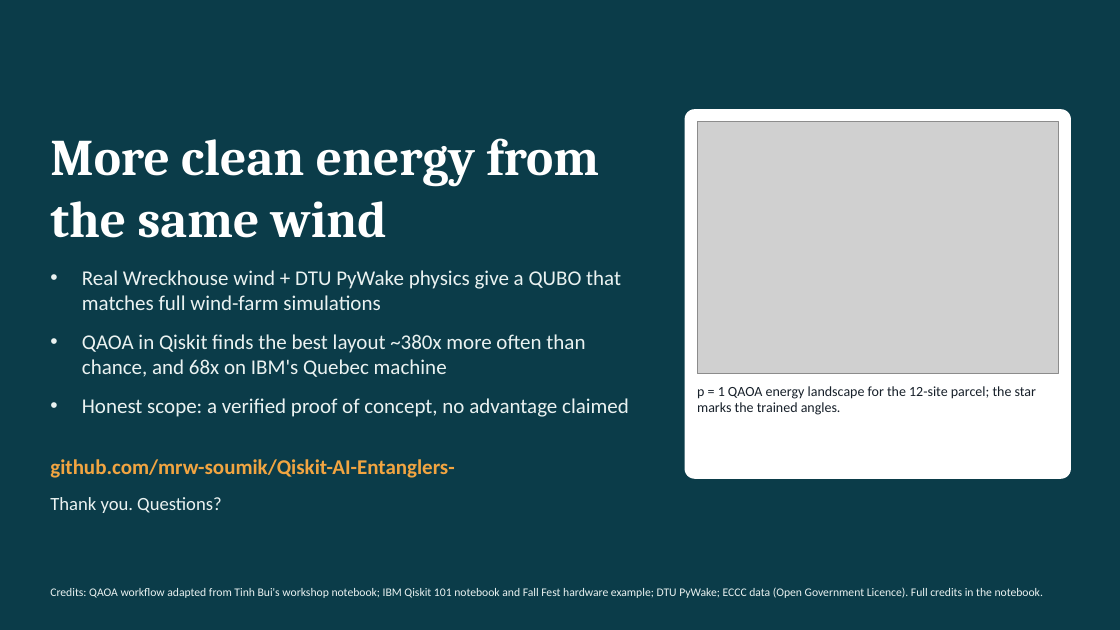
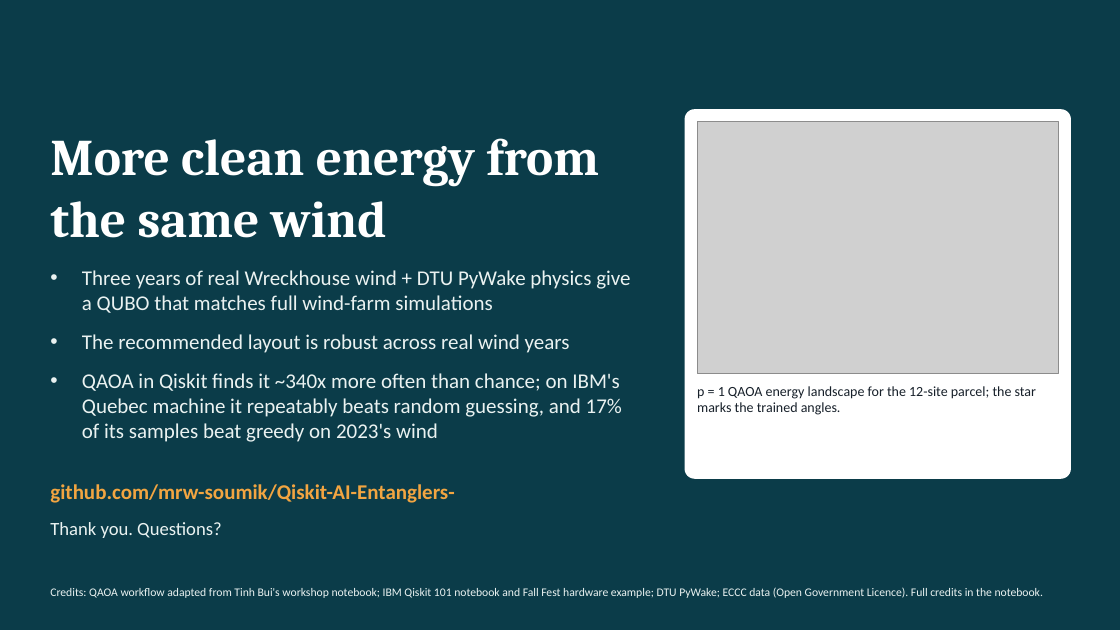
Before and after one commit to mrw-soumik/Qiskit-AI-Entanglers-, a slide deck: slide 14 of slides/WakeWise_NL_AI_Entanglers.pptx (slide 13 before the commit). Drawn at 1120x630 pixels with LibreOffice and Linux fonts; fonts in the diff are those of the drawing; grey boxes stand for pictures. Boxes give left, top, right and bottom in pixels: in the first picture for what was removed or moved away, otherwise in the second. Text is boxed around its words. In the diff, an @@ line names an element or a change of style, - is before the commit and + after.

```diff
--- a/slides/WakeWise_NL_AI_Entanglers.pptx
+++ b/slides/WakeWise_NL_AI_Entanglers.pptx
@@ text at [82,270,630,442]: text changed @@
-• Real Wreckhouse wind + DTU PyWake physics give a QUBO that matches full wind-farm simulations
-• QAOA in Qiskit finds the best layout ~380x more often than chance, and 68x on IBM's Quebec machine
-• Honest scope: a verified proof of concept, no advantage claimed
+• Three years of real Wreckhouse wind + DTU PyWake physics give a QUBO that matches full wind-farm simulations
+• The recommended layout is robust across real wind years
+• QAOA in Qiskit finds it ~340x more often than chance; on IBM's Quebec machine it repeatably beats random guessing, and 17% of its samples beat greedy on 2023's wind
```
Also in this commit, not shown: 11 other slides changed, 1 slide added, 28 other files.
